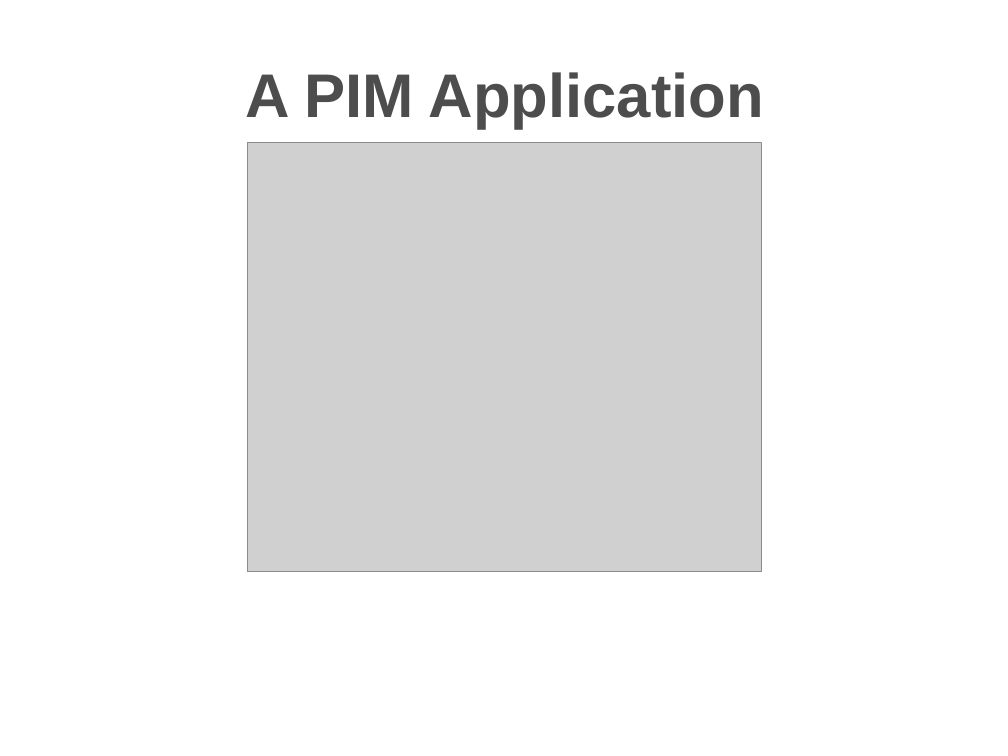
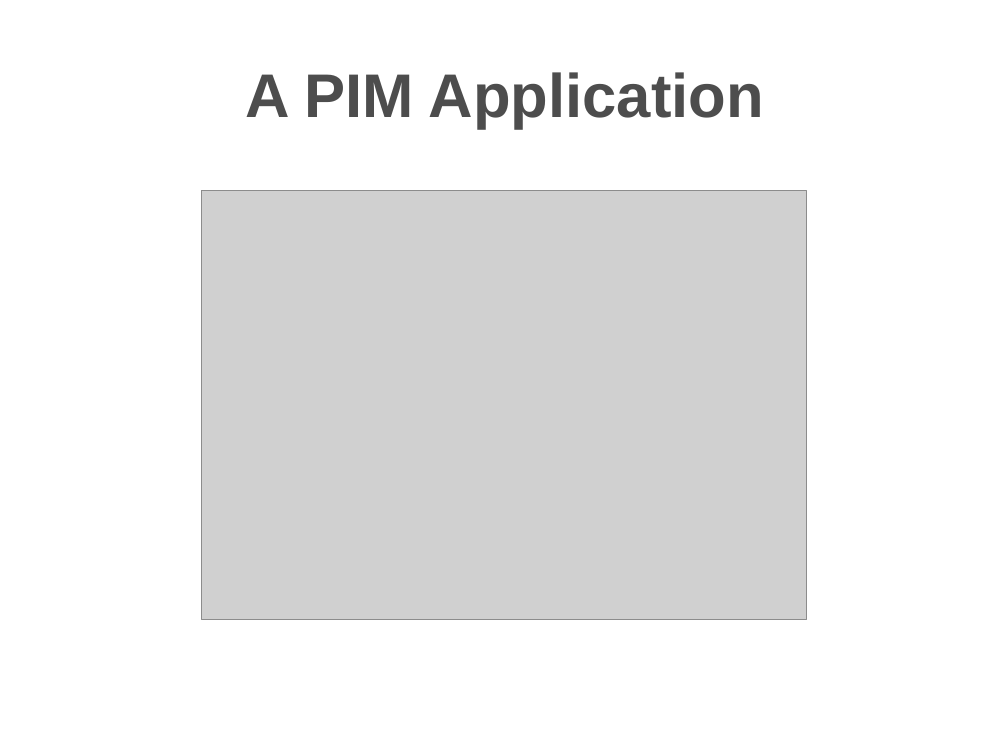
Before and after one commit to hzbarcea/cosmo, a slide deck: slide 4 of src/docs/presentations/apachecon2006.ppt. Drawn at 1008x756 pixels with LibreOffice and Linux fonts; fonts in the diff are those of the drawing; grey boxes stand for pictures; background and template pictures are left out. Boxes give left, top, right and bottom in pixels: in the first picture for what was removed or moved away, otherwise in the second. Text is boxed around its words. In the diff, an @@ line names an element or a change of style, - is before the commit and + after.

```diff
--- a/src/docs/presentations/apachecon2006.ppt
+++ b/src/docs/presentations/apachecon2006.ppt
@@ title "A PIM Application" at (x1=245, y1=72, x2=764, y2=129): line spacing 52.4pt to 52.1pt @@
@@ picture resized from (x1=247, y1=143, x2=761, y2=573) to (x1=202, y1=191, x2=806, y2=620) @@
```
Also in this commit, not shown: 23 other slides changed, 5 slides added, 5 slides removed.
